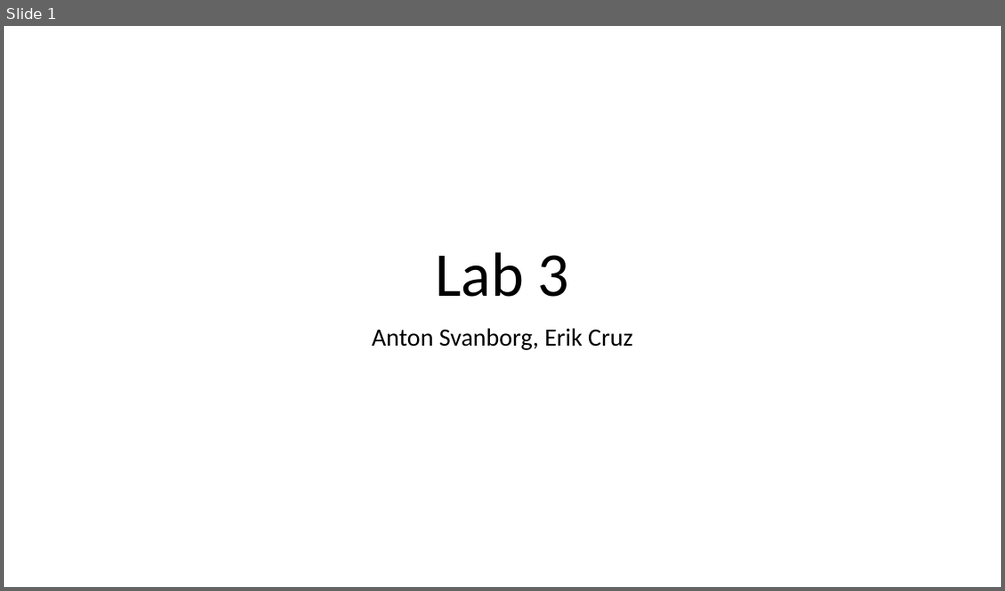
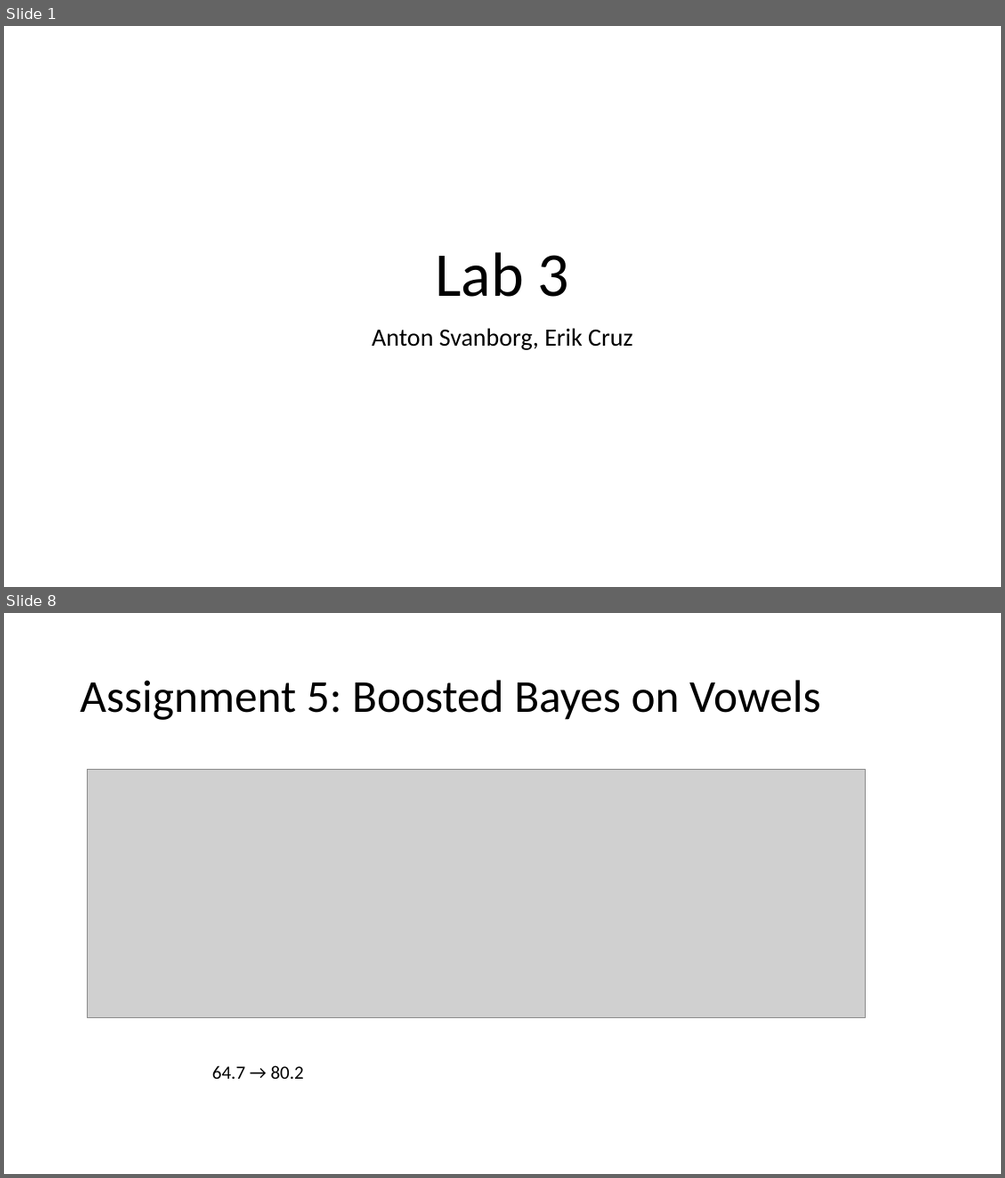
Before and after one commit to a-svanborg/ML-Bayes-Boosting, a slide deck: Presentation.pptx. Shown one above the other, each under a label of ours: slide 1 before the commit, slides 1 and 8 after it; the slides between them are not shown. The pictures are 1005x591 and 1005x1178 pixels, drawn with LibreOffice and Linux fonts; fonts in the diff are those of the drawing; grey boxes stand for pictures. Boxes give left, top, right and bottom in pixels: in the first picture for what was removed or moved away, otherwise in the second. Text is boxed around its words. In the diff, an @@ line names an element or a change of style, - is before the commit and + after.

```diff
--- a/Presentation.pptx
+++ b/Presentation.pptx
@@ slide 8 added at [4, 613, 1001, 1174], background #FFFFFF @@
@@ title added at [80, 680, 821, 720], 44 pt, text #000000 @@
+Assignment 5: Boosted Bayes on Vowels
@@ picture added at [87, 769, 865, 1018] @@
@@ text added at [212, 1065, 304, 1078], 18 pt, text #000000 @@
+64.7 → 80.2
```
Also in this commit, not shown: 13 other slides added, 3 other files.
